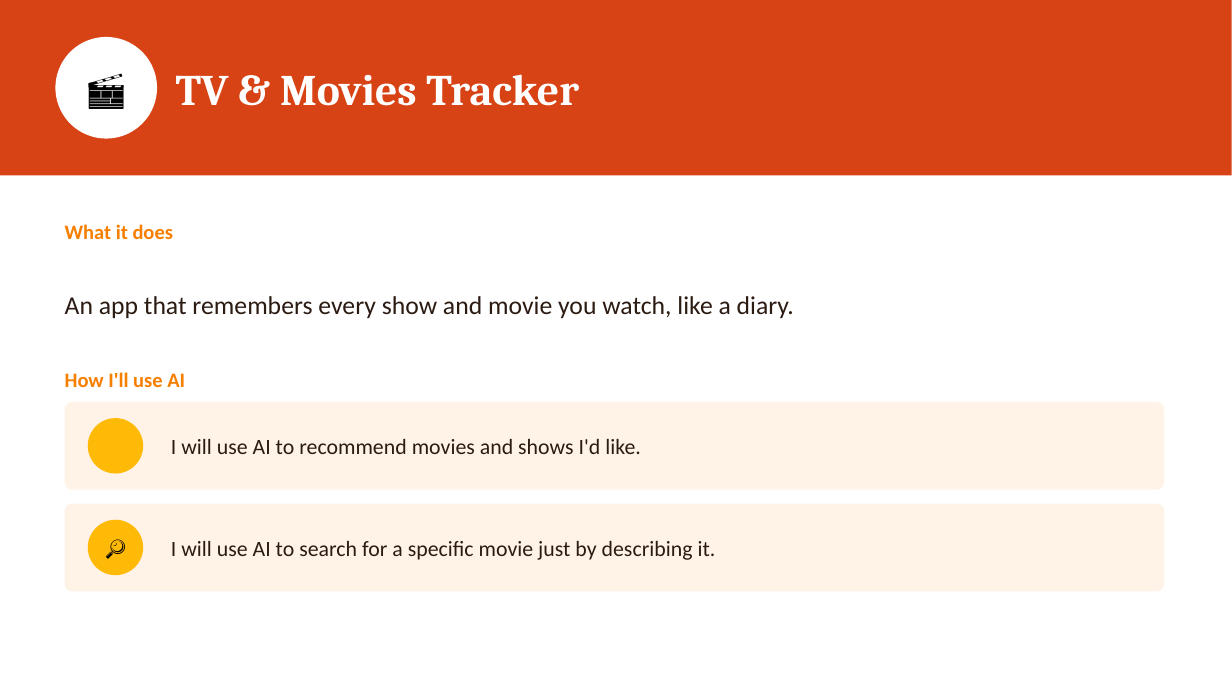
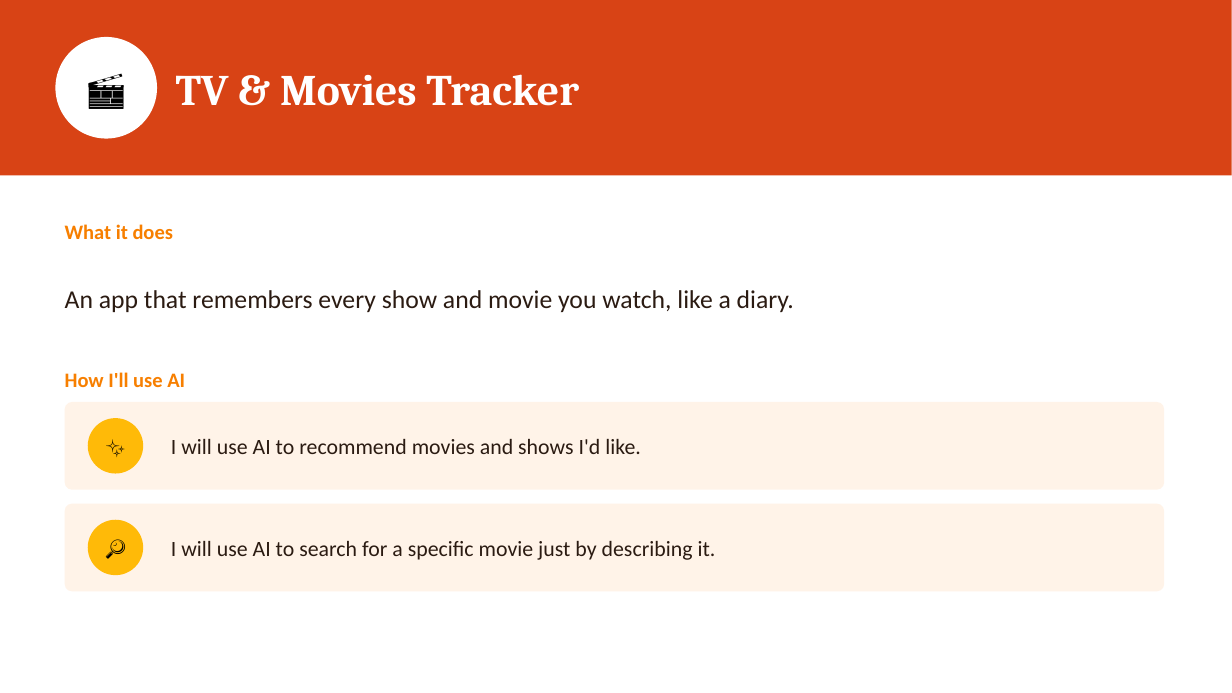
Before and after one commit to malakmsameh/Masterpiece, a slide deck: slide 1 of three_ideas.pptx. Drawn at 1232x693 pixels with LibreOffice and Linux fonts; fonts in the diff are those of the drawing. Boxes give left, top, right and bottom in pixels: in the first picture for what was removed or moved away, otherwise in the second. Text is boxed around its words. In the diff, an @@ line names an element or a change of style, - is before the commit and + after.

```diff
--- a/three_ideas.pptx
+++ b/three_ideas.pptx
@@ text "An app that remembers every ..." moved from (x1=65, y1=296, x2=794, y2=318) to (x1=65, y1=290, x2=794, y2=312) @@
@@ text added at (x1=88, y1=419, x2=143, y2=474), 16 pt, text #000000 @@
+✨
```
Also in this commit, not shown: 2 other slides changed, 3 slides added.
